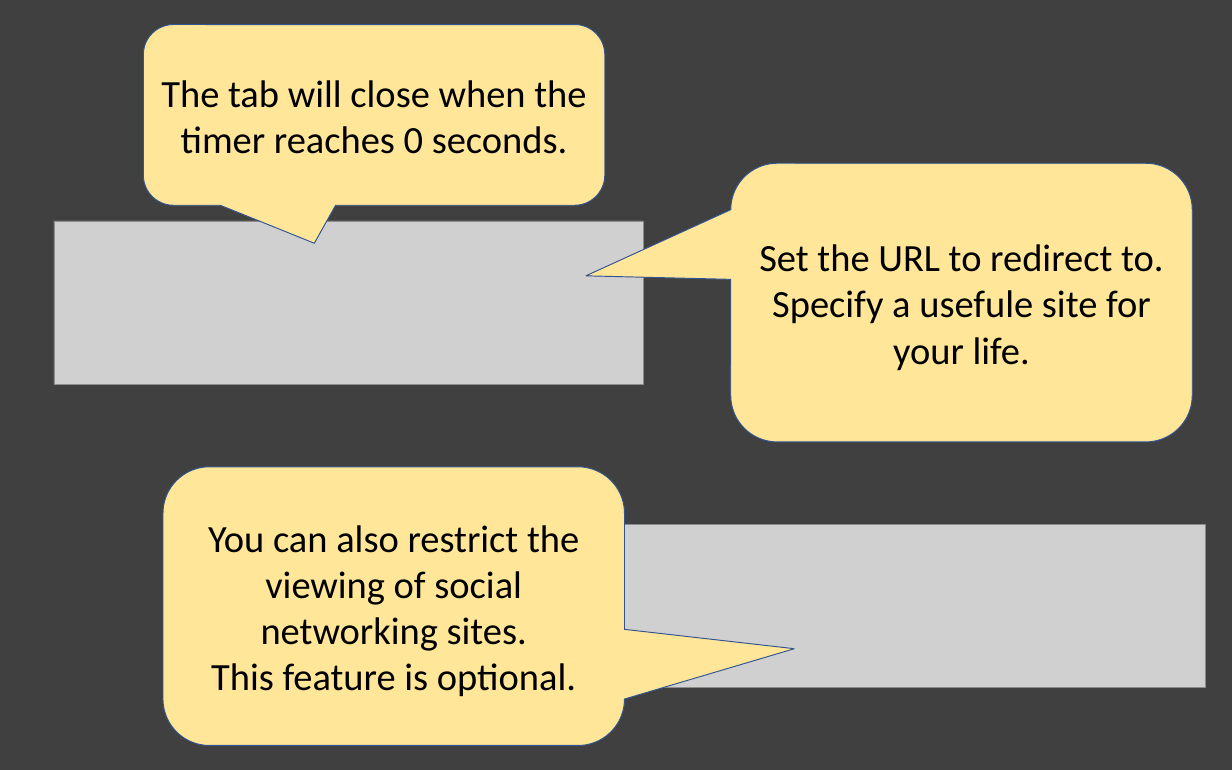
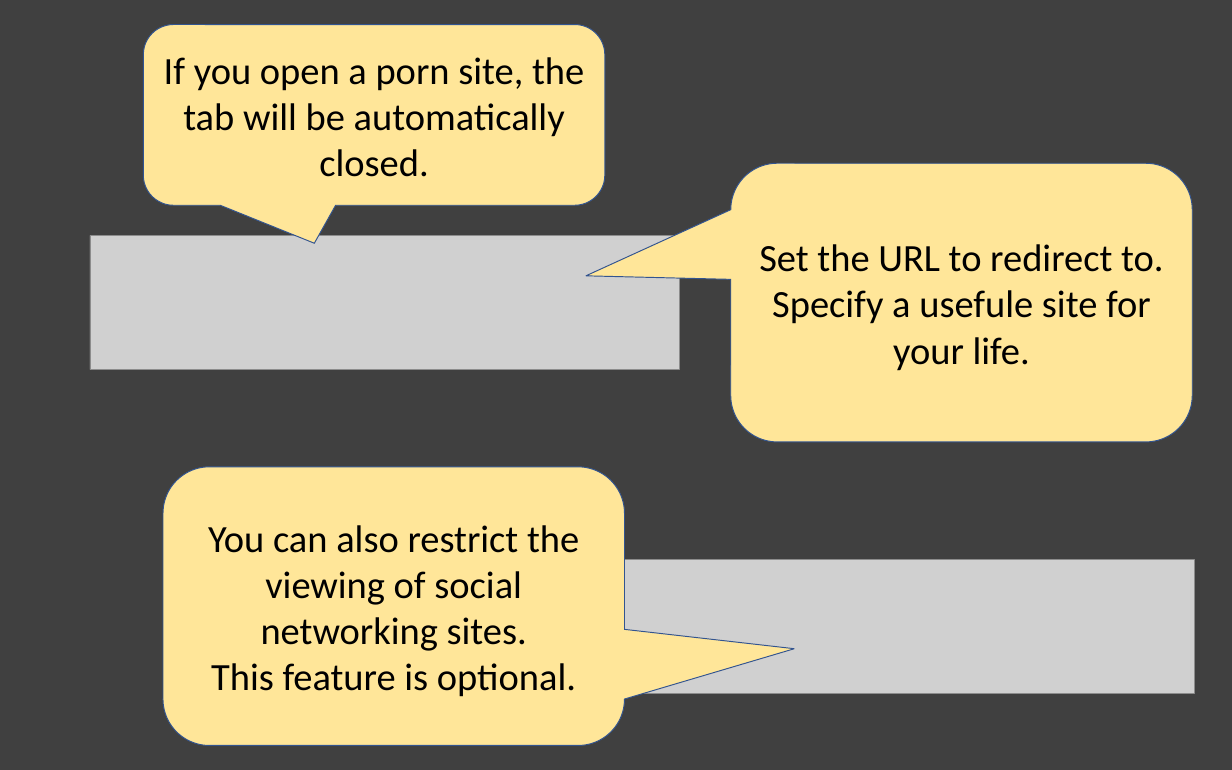
Before and after one commit to fj-sh/pornblocker, a slide deck: slide 1 of docs/description.pptx. Drawn at 1232x770 pixels with LibreOffice and Linux fonts; fonts in the diff are those of the drawing; grey boxes stand for pictures. Boxes give left, top, right and bottom in pixels: in the first picture for what was removed or moved away, otherwise in the second. Text is boxed around its words. In the diff, an @@ line names an element or a change of style, - is before the commit and + after.

```diff
--- a/docs/description.pptx
+++ b/docs/description.pptx
@@ text in rounded speech box at (164, 57, 584, 177): text changed @@
-The tab will close when the timer reaches 0 seconds.
+If you open a porn site, the tab will be automatically closed.
@@ picture: place and size @@
-picture at (54, 221, 643, 385)
+picture at (90, 236, 679, 370)
@@ picture: place and size @@
-picture at (616, 525, 1205, 688)
+picture at (606, 559, 1195, 694)
```
Also in this commit, not shown: 5 other files.
